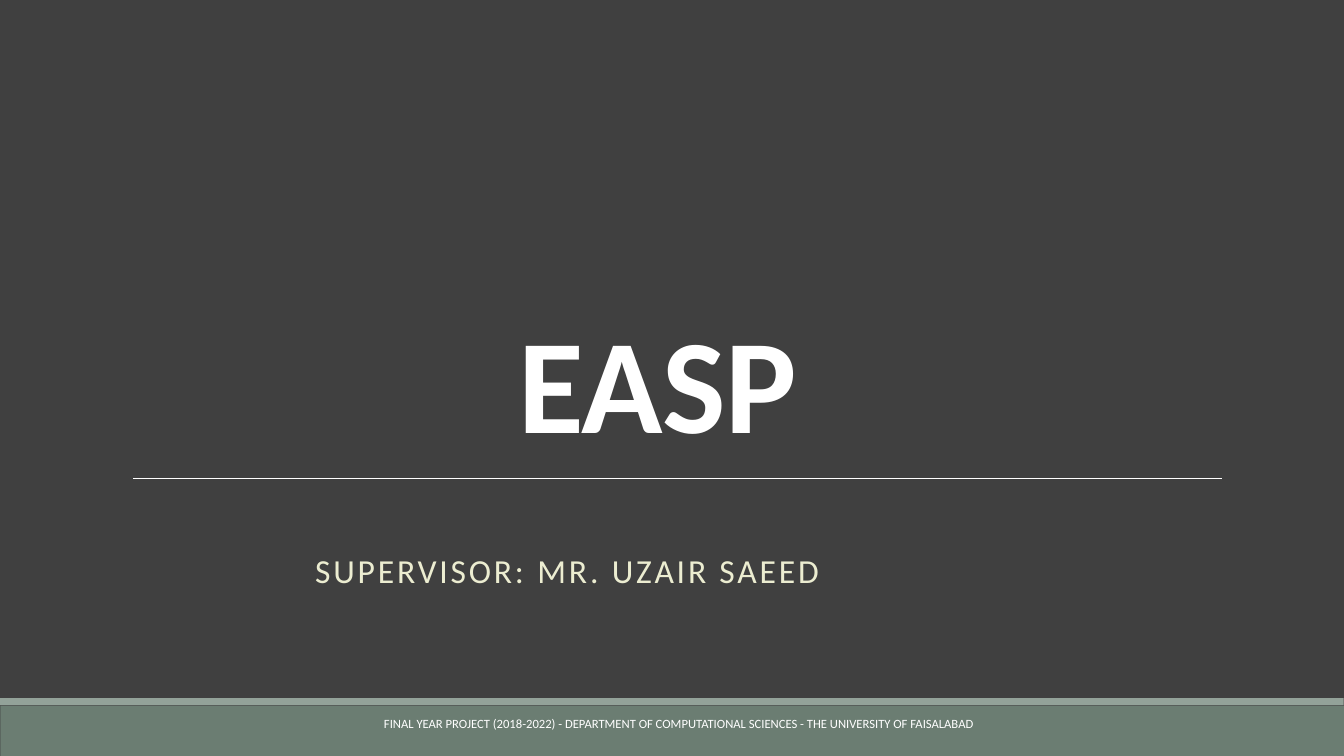
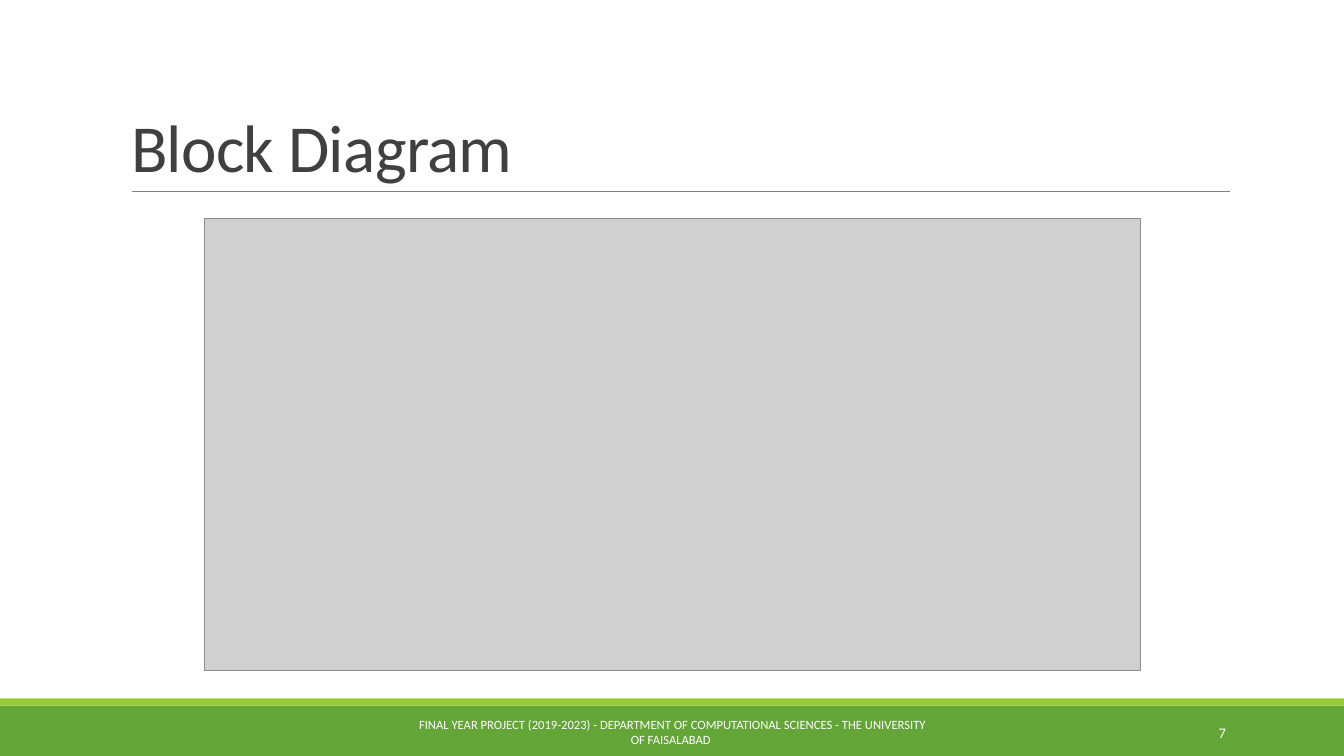
Before and after one commit to Abdurrehman050/easp, a slide deck: slide 7 of documentation/EASP Presentation.pptx (slide 1 before the commit). Drawn at 1344x756 pixels with LibreOffice and Linux fonts; fonts in the diff are those of the drawing; grey boxes stand for pictures. Boxes give left, top, right and bottom in pixels: in the first picture for what was removed or moved away, otherwise in the second. Text is boxed around its words. In the diff, an @@ line names an element or a change of style, - is before the commit and + after.

```diff
--- a/documentation/EASP Presentation.pptx
+++ b/documentation/EASP Presentation.pptx
@@ background #404040 to #FFFFFF @@
@@ title added at (x1=131, y1=125, x2=512, y2=184), 48 pt, text #404040 @@
+Block Diagram
@@ line added from (132, 192) to (1231, 192), #808080 0.5 pt @@
@@ picture added at (x1=205, y1=218, x2=1141, y2=670) @@
@@ title removed at (x1=519, y1=345, x2=797, y2=434) @@
-EASP
@@ line removed from (133, 479) to (1222, 479) @@
@@ subtitle removed at (x1=315, y1=561, x2=818, y2=583) @@
-SUPERVISOR: MR. UZAIR SAEED
@@ rectangle at (x1=0, y1=706, x2=1344, y2=756): fill #6B7D72 to #63A537 @@
@@ rectangle at (x1=0, y1=699, x2=1344, y2=706): fill #93A299 to #99CB38 @@
@@ text at (x1=419, y1=720, x2=926, y2=744): text changed @@
-FINAL YEAR PROJECT (2018-2022) - DEPARTMENT OF COMPUTATIONAL SCIENCES - THE UNIVERSITY OF FAISALABAD
+FINAL YEAR PROJECT (2019-2023) - DEPARTMENT OF COMPUTATIONAL SCIENCES - THE UNIVERSITY OF FAISALABAD
@@ page number added at (x1=1219, y1=728, x2=1226, y2=738), 10.5 pt, text #FFFFFF @@
+7
```
Also in this commit, not shown: 16 other slides changed, 6 slides added, 1 other file.
